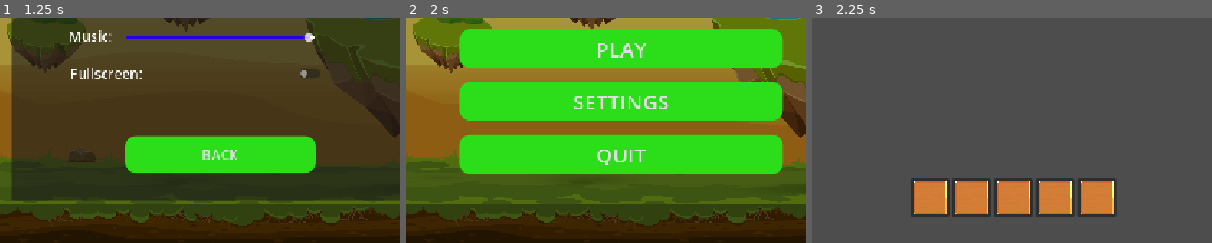
Above: before the commit, frames 1-3 (left to right).
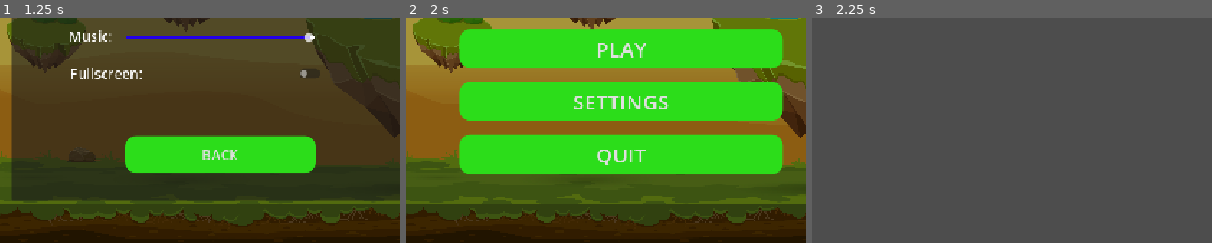
Above: after the commit, the same moments.

Repository: LawrenceJeremy/Rebuild-The-Lost-World
Game: Godot game, scene res://Scene/UI/Menu/Main/main_menu.tscn
The game is run twice, just before and just after one commit, with the same random seed, the same clock (stepped at 60 frames per second) and the same inputs. Before the commit the project starts from res://main_menu.tscn.
Inputs:
- Up to frame 1 (1.25 s): click "SETTINGS" at 0.5 s
- Up to frame 2 (2 s): click "BACK" at 1.25 s
- Up to frame 3 (2.25 s): click "PLAY" at 2 s
The pictures show only the part of the screen within x 24-74%, y 50-100%; the shares and areas given below are measured in that part.

Frames 1-2 are identical in both runs. In frame 3, 8.3% of the frame differs, in the area x 24-76%, y 71-89%.

Commit message:
organize folder

Diff:
--- a/Playground.tscn
+++ /dev/null
@@ -1,15 +0,0 @@
-[gd_scene format=3 uid="uid://i71dfru5m5qt"]
-
-[ext_resource type="Texture2D" uid="uid://d2ecp2cpesvvm" path="res://assets/Player/Sprites/Soldier_Idle.png" id="1_80c3a"]
-
-[node name="Node2D" type="Node2D" unique_id=1389556061]
-
-[node name="CharacterBody2D" type="CharacterBody2D" parent="." unique_id=2107465510]
-
-[node name="CollisionShape2D" type="CollisionShape2D" parent="CharacterBody2D" unique_id=1056073416]
-
-[node name="Sprite2D" type="Sprite2D" parent="CharacterBody2D" unique_id=152255296]
-position = Vector2(422.5, 262.50003)
-scale = Vector2(3.85, 3.6300006)
-texture = ExtResource("1_80c3a")
-hframes = 6
--- /dev/null
+++ b/Scene/UI/Menu/Main/main_menu.gd
@@ -0,0 +1,35 @@
+extends Control
+
+@onready var menu_button: VBoxContainer = $menu_button
+@onready var settings_view: Panel = $settings_view
+
+
+# Called when the node enters the scene tree for the first time.
+func _ready() -> void:
+	menu_button.visible = true
+	settings_view.visible = false
+
+
+
+# Called every frame. 'delta' is the elapsed time since the previous frame.
+func _process(delta: float) -> void:
+	pass
+
+
+# Start World
+func _on_start_pressed() -> void:
+	get_tree().change_scene_to_file("res://Scene/UI/World/Main/main_world.tscn")
+
+# Settings
+func _on_settings_pressed() -> void:
+	print("Settings")
+	menu_button.visible = false
+	settings_view.visible = true
+
+# Quit Game
+func _on_quit_pressed() -> void:
+	get_tree().quit()
+
+
+func _on_back_button_pressed() -> void:
+	_ready()
--- /dev/null
+++ b/Scene/UI/Menu/Main/main_menu.tscn
@@ -0,0 +1,214 @@
+[gd_scene format=3 uid="uid://yr4ohwauns62"]
+
+[ext_resource type="Script" uid="uid://qgxjpavuepfu" path="res://Scene/UI/Menu/Main/main_menu.gd" id="1_adu7x"]
+[ext_resource type="Texture2D" uid="uid://dk7v53g6c1dwd" path="res://Scene/Images/background.jpg" id="2_bdy74"]
+[ext_resource type="FontFile" uid="uid://danndm6eausyh" path="res://Super Wonder.ttf" id="3_q1rjx"]
+[ext_resource type="Script" uid="uid://bl0pqyqh1lq4e" path="res://Scene/UI/Menu/Main/music_control.gd" id="4_ct62s"]
+[ext_resource type="Script" uid="uid://euei4v1eyx0n" path="res://Scene/UI/Menu/Main/fullscreen_control.gd" id="5_0gcn6"]
+[ext_resource type="AudioStream" uid="uid://co8ewsqi7t2f7" path="res://assets/sound/MA_Originals_CricketsAndSparrows_3.wav" id="6_hqysk"]
+
+[sub_resource type="StyleBoxTexture" id="StyleBoxTexture_7vrkn"]
+texture = ExtResource("2_bdy74")
+modulate_color = Color(0.65834004, 0.6583399, 0.6583399, 1)
+
+[sub_resource type="StyleBoxFlat" id="StyleBoxFlat_rhts7"]
+bg_color = Color(0.17254902, 0.8666667, 0.101960786, 1)
+corner_radius_top_left = 16
+corner_radius_top_right = 16
+corner_radius_bottom_right = 16
+corner_radius_bottom_left = 16
+
+[sub_resource type="StyleBoxFlat" id="StyleBoxFlat_7vrkn"]
+corner_radius_top_left = 16
+corner_radius_top_right = 16
+corner_radius_bottom_right = 16
+corner_radius_bottom_left = 16
+
+[sub_resource type="StyleBoxFlat" id="StyleBoxFlat_fu7sn"]
+corner_radius_top_left = 16
+corner_radius_top_right = 16
+corner_radius_bottom_right = 16
+corner_radius_bottom_left = 16
+
+[sub_resource type="StyleBoxFlat" id="StyleBoxFlat_jix8l"]
+bg_color = Color(0.17254902, 0.8666667, 0.101960786, 1)
+corner_radius_top_left = 16
+corner_radius_top_right = 16
+corner_radius_bottom_right = 16
+corner_radius_bottom_left = 16
+
+[sub_resource type="StyleBoxFlat" id="StyleBoxFlat_nlkkf"]
+corner_radius_top_left = 16
+corner_radius_top_right = 16
+corner_radius_bottom_right = 16
+corner_radius_bottom_left = 16
+
+[sub_resource type="StyleBoxFlat" id="StyleBoxFlat_glbon"]
+corner_radius_top_left = 16
+corner_radius_top_right = 16
+corner_radius_bottom_right = 16
+corner_radius_bottom_left = 16
+
+[sub_resource type="StyleBoxLine" id="StyleBoxLine_jix8l"]
+color = Color(1, 1, 1, 1)
+thickness = 6
+
+[sub_resource type="StyleBoxLine" id="StyleBoxLine_glbon"]
+color = Color(0.13905817, 0, 0.9121103, 1)
+thickness = 6
+
+[node name="MainMenu" type="Control" unique_id=604102529]
+layout_mode = 3
+anchors_preset = 15
+anchor_right = 1.0
+anchor_bottom = 1.0
+grow_horizontal = 2
+grow_vertical = 2
+script = ExtResource("1_adu7x")
+
+[node name="Panel" type="Panel" parent="." unique_id=2116382842]
+layout_mode = 1
+anchors_preset = 15
+anchor_right = 1.0
+anchor_bottom = 1.0
+grow_horizontal = 2
+grow_vertical = 2
+theme_override_styles/panel = SubResource("StyleBoxTexture_7vrkn")
+
+[node name="Label" type="Label" parent="Panel" unique_id=475428127]
+layout_mode = 1
+anchors_preset = 8
+anchor_left = 0.5
+anchor_top = 0.5
+anchor_right = 0.5
+anchor_bottom = 0.5
+offset_left = -366.0
+offset_top = -148.0
+offset_right = 376.0
+offset_bottom = -67.0
+grow_horizontal = 2
+grow_vertical = 2
+theme_override_colors/font_shadow_color = Color(0, 0, 0, 0.8980392)
+theme_override_colors/font_outline_color = Color(0, 0, 0, 1)
+theme_override_fonts/font = ExtResource("3_q1rjx")
+theme_override_font_sizes/font_size = 80
+text = "Rebuild: The Lost World"
+horizontal_alignment = 1
+
+[node name="menu_button" type="VBoxContainer" parent="." unique_id=109888992]
+layout_mode = 1
+anchors_preset = 8
+anchor_left = 0.5
+anchor_top = 0.5
+anchor_right = 0.5
+anchor_bottom = 0.5
+offset_left = -227.0
+offset_top = 16.0
+offset_right = 239.0
+offset_bottom = 225.0
+grow_horizontal = 2
+grow_vertical = 2
+theme_override_constants/separation = 20
+alignment = 1
+
+[node name="Start" type="Button" parent="menu_button" unique_id=443087559]
+layout_mode = 2
+size_flags_vertical = 3
+theme_override_font_sizes/font_size = 30
+theme_override_styles/normal = SubResource("StyleBoxFlat_rhts7")
+theme_override_styles/pressed = SubResource("StyleBoxFlat_7vrkn")
+theme_override_styles/hover = SubResource("StyleBoxFlat_fu7sn")
+text = "PLAY"
+
+[node name="Settings" type="Button" parent="menu_button" unique_id=595493286]
+layout_mode = 2
+size_flags_vertical = 3
+theme_override_font_sizes/font_size = 30
+theme_override_styles/normal = SubResource("StyleBoxFlat_rhts7")
+theme_override_styles/pressed = SubResource("StyleBoxFlat_7vrkn")
+theme_override_styles/hover = SubResource("StyleBoxFlat_fu7sn")
+text = "SETTINGS"
+
+[node name="Quit" type="Button" parent="menu_button" unique_id=2046116012]
+layout_mode = 2
+size_flags_vertical = 3
+theme_override_font_sizes/font_size = 30
+theme_override_styles/normal = SubResource("StyleBoxFlat_rhts7")
+theme_override_styles/pressed = SubResource("StyleBoxFlat_7vrkn")
+theme_override_styles/hover = SubResource("StyleBoxFlat_fu7sn")
+text = "QUIT"
+
+[node name="settings_view" type="Panel" parent="." unique_id=1118653355]
+layout_mode = 0
+offset_left = 289.0
+offset_top = 276.0
+offset_right = 883.0
+offset_bottom = 587.0
+
+[node name="Label" type="Label" parent="settings_view" unique_id=240160026]
+layout_mode = 0
+offset_right = 593.0
+offset_bottom = 65.0
+theme_override_font_sizes/font_size = 30
+text = "SETTINGS"
+horizontal_alignment = 1
+vertical_alignment = 1
+
+[node name="back_button" type="Button" parent="settings_view/Label" unique_id=1416610306]
+layout_mode = 0
+offset_left = 163.0
+offset_top = 218.0
+offset_right = 438.0
+offset_bottom = 271.0
+theme_override_font_sizes/font_size = 20
+theme_override_styles/normal = SubResource("StyleBoxFlat_jix8l")
+theme_override_styles/pressed = SubResource("StyleBoxFlat_nlkkf")
+theme_override_styles/hover = SubResource("StyleBoxFlat_glbon")
+text = "BACK"
+
+[node name="music_control" type="HSlider" parent="settings_view" unique_id=1498375883]
+layout_mode = 0
+offset_left = 166.0
+offset_top = 50.0
+offset_right = 436.0
+offset_bottom = 102.0
+theme_override_styles/slider = SubResource("StyleBoxLine_jix8l")
+theme_override_styles/grabber_area = SubResource("StyleBoxLine_glbon")
+theme_override_styles/grabber_area_highlight = SubResource("StyleBoxLine_glbon")
+max_value = 1.0
+step = 0.05
+value = 1.0
+script = ExtResource("4_ct62s")
+audio_bus_name = "Music"
+
+[node name="Label2" type="Label" parent="settings_view" unique_id=984404840]
+layout_mode = 0
+offset_left = 82.0
+offset_top = 60.0
+offset_right = 169.0
+offset_bottom = 103.0
+theme_override_font_sizes/font_size = 20
+text = "Music:"
+
+[node name="fullscreen_control" type="CheckButton" parent="settings_view" unique_id=1228572467]
+layout_mode = 0
+offset_left = 78.0
+offset_top = 110.0
+offset_right = 451.0
+offset_bottom = 146.0
+theme_override_colors/font_color = Color(1, 1, 1, 1)
+theme_override_font_sizes/font_size = 20
+text = "Fullscreen:"
+script = ExtResource("5_0gcn6")
+
+[node name="AudioStreamPlayer" type="AudioStreamPlayer" parent="." unique_id=318337041]
+stream = ExtResource("6_hqysk")
+autoplay = true
+bus = &"Music"
+
+[connection signal="pressed" from="menu_button/Start" to="." method="_on_start_pressed"]
+[connection signal="pressed" from="menu_button/Settings" to="." method="_on_settings_pressed"]
+[connection signal="pressed" from="menu_button/Quit" to="." method="_on_quit_pressed"]
+[connection signal="pressed" from="settings_view/Label/back_button" to="." method="_on_back_button_pressed"]
+[connection signal="value_changed" from="settings_view/music_control" to="settings_view/music_control" method="_on_value_changed"]
+[connection signal="toggled" from="settings_view/fullscreen_control" to="settings_view/fullscreen_control" method="_on_toggled"]
--- /dev/null
+++ b/Scene/UI/World/Main/main_world.gd
@@ -0,0 +1,11 @@
+extends Node2D
+
+
+# Called when the node enters the scene tree for the first time.
+func _ready() -> void:
+	pass # Replace with function body.
+
+
+# Called every frame. 'delta' is the elapsed time since the previous frame.
+func _process(delta: float) -> void:
+	pass
--- /dev/null
+++ b/Scene/UI/World/Main/main_world.tscn
@@ -0,0 +1,10 @@
+[gd_scene format=3 uid="uid://b5h2lxiwtul8x"]
+
+[ext_resource type="PackedScene" uid="uid://baxe341k5lrrb" path="res://assets/Player/Sprites/player.tscn" id="1_gyj87"]
+[ext_resource type="Script" uid="uid://c12hydkyiyy6w" path="res://Scene/UI/World/Main/main_world.gd" id="1_lqj6p"]
+
+[node name="MainWorld" type="Node2D" unique_id=590491221]
+script = ExtResource("1_lqj6p")
+
+[node name="Player" parent="." unique_id=682046479 instance=ExtResource("1_gyj87")]
+position = Vector2(250, 243)
--- a/assets/Player/Sprites/player.tscn
+++ b/assets/Player/Sprites/player.tscn
@@ -1,7 +1,7 @@
 [gd_scene format=3 uid="uid://baxe341k5lrrb"]
 
 [ext_resource type="Script" uid="uid://btov0learn673" path="res://assets/Player/Scripts/player.gd" id="1_onrkg"]
-[ext_resource type="Texture2D" uid="uid://cngmy7mn3epkq" path="res://assets/Player/Sprites/ordinary_man.png" id="2_onrkg"]
+[ext_resource type="Texture2D" uid="uid://cngmy7mn3epkq" path="res://assets/Player/Sprites/GandalfHardcore Character Asset Pack/ordinary_man.png" id="2_onrkg"]
 
 [sub_resource type="CircleShape2D" id="CircleShape2D_i3pqv"]
 
--- /dev/null
+++ b/assets/ui/Hotbar/HotbarUI.tscn
@@ -0,0 +1,41 @@
+[gd_scene format=3 uid="uid://boke7lpfmahe5"]
+
+[node name="HotbarUi" type="Control" unique_id=2011883710]
+layout_mode = 3
+anchors_preset = 15
+anchor_right = 1.0
+anchor_bottom = 1.0
+grow_horizontal = 2
+grow_vertical = 2
+
+[node name="Panel" type="Panel" parent="." unique_id=1409689673]
+layout_mode = 0
+offset_left = 254.0
+offset_top = 86.0
+offset_right = 894.0
+offset_bottom = 490.0
+
+[node name="HBoxContainer" type="HBoxContainer" parent="Panel" unique_id=2112668474]
+layout_mode = 0
+offset_right = 643.0
+offset_bottom = 400.0
+
+[node name="TextureButton" type="TextureButton" parent="Panel/HBoxContainer" unique_id=843813667]
+layout_mode = 2
+
+[node name="TextureRect" type="TextureRect" parent="Panel/HBoxContainer/TextureButton" unique_id=932221474]
+layout_mode = 0
+offset_right = 40.0
+offset_bottom = 40.0
+
+[node name="TextureButton2" type="TextureButton" parent="Panel/HBoxContainer" unique_id=1523035673]
+layout_mode = 2
+
+[node name="TextureButton3" type="TextureButton" parent="Panel/HBoxContainer" unique_id=1754327648]
+layout_mode = 2
+
+[node name="TextureButton4" type="TextureButton" parent="Panel/HBoxContainer" unique_id=1439367024]
+layout_mode = 2
+
+[node name="TextureButton5" type="TextureButton" parent="Panel/HBoxContainer" unique_id=1362573709]
+layout_mode = 2
--- a/hotbar.tscn
+++ /dev/null
@@ -1,31 +0,0 @@
-[gd_scene format=3 uid="uid://b01k0mi6gnwp3"]
-
-[ext_resource type="PackedScene" uid="uid://ctlwg6bxg85p8" path="res://hotbar_slot.tscn" id="1_mjyg7"]
-
-[node name="Hotbar" type="HBoxContainer" unique_id=534321529]
-anchors_preset = 7
-anchor_left = 0.5
-anchor_top = 1.0
-anchor_right = 0.5
-anchor_bottom = 1.0
-offset_left = -155.0
-offset_top = -99.0
-offset_right = 241.0
-offset_bottom = -38.0
-grow_horizontal = 2
-grow_vertical = 0
-
-[node name="hotbar_slot5" parent="." unique_id=1455959522 instance=ExtResource("1_mjyg7")]
-layout_mode = 2
-
-[node name="hotbar_slot" parent="." unique_id=27968152 instance=ExtResource("1_mjyg7")]
-layout_mode = 2
-
-[node name="hotbar_slot2" parent="." unique_id=780864757 instance=ExtResource("1_mjyg7")]
-layout_mode = 2
-
-[node name="hotbar_slot3" parent="." unique_id=67525142 instance=ExtResource("1_mjyg7")]
-layout_mode = 2
-
-[node name="hotbar_slot4" parent="." unique_id=739824000 instance=ExtResource("1_mjyg7")]
-layout_mode = 2
--- a/hotbar_slot.gd
+++ /dev/null
@@ -1,11 +0,0 @@
-extends Button
-
-
-# Called when the node enters the scene tree for the first time.
-func _ready() -> void:
-	pass # Replace with function body.
-
-
-# Called every frame. 'delta' is the elapsed time since the previous frame.
-func _process(delta: float) -> void:
-	pass
--- a/hotbar_slot.tscn
+++ /dev/null
@@ -1,10 +0,0 @@
-[gd_scene format=3 uid="uid://ctlwg6bxg85p8"]
-
-[ext_resource type="Texture2D" uid="uid://s65jx3g73v45" path="res://assets/ui/fantasy_pixelart_ui/panels/gold_panel.png" id="1_1a228"]
-[ext_resource type="Script" uid="uid://hd3olmbdbe4l" path="res://hotbar_slot.gd" id="2_leyo8"]
-
-[node name="hotbar_slot" type="Button" unique_id=1455959522]
-offset_right = 56.0
-offset_bottom = 56.0
-icon = ExtResource("1_1a228")
-script = ExtResource("2_leyo8")
--- a/main_menu.gd
+++ /dev/null
@@ -1,35 +0,0 @@
-extends Control
-
-@onready var menu_button: VBoxContainer = $menu_button
-@onready var settings_view: Panel = $settings_view
-
-
-# Called when the node enters the scene tree for the first time.
-func _ready() -> void:
-	menu_button.visible = true
-	settings_view.visible = false
-
-
-
-# Called every frame. 'delta' is the elapsed time since the previous frame.
-func _process(delta: float) -> void:
-	pass
-
-
-# Start World
-func _on_start_pressed() -> void:
-	get_tree().change_scene_to_file("res://main_world.tscn")
-
-# Settings
-func _on_settings_pressed() -> void:
-	print("Settings")
-	menu_button.visible = false
-	settings_view.visible = true
-
-# Quit Game
-func _on_quit_pressed() -> void:
-	get_tree().quit()
-
-
-func _on_back_button_pressed() -> void:
-	_ready()
--- a/main_menu.tscn
+++ /dev/null
@@ -1,214 +0,0 @@
-[gd_scene format=3 uid="uid://yr4ohwauns62"]
-
-[ext_resource type="Texture2D" uid="uid://dk7v53g6c1dwd" path="res://background.jpg" id="1_06t4h"]
-[ext_resource type="Script" uid="uid://qgxjpavuepfu" path="res://main_menu.gd" id="1_fu7sn"]
-[ext_resource type="FontFile" uid="uid://danndm6eausyh" path="res://Super Wonder.ttf" id="2_7vrkn"]
-[ext_resource type="Script" uid="uid://bl0pqyqh1lq4e" path="res://music_control.gd" id="4_glbon"]
-[ext_resource type="AudioStream" uid="uid://co8ewsqi7t2f7" path="res://assets/sound/MA_Originals_CricketsAndSparrows_3.wav" id="4_jix8l"]
-[ext_resource type="Script" uid="uid://euei4v1eyx0n" path="res://fullscreen_control.gd" id="5_nlkkf"]
-
-[sub_resource type="StyleBoxTexture" id="StyleBoxTexture_7vrkn"]
-texture = ExtResource("1_06t4h")
-modulate_color = Color(0.65834004, 0.6583399, 0.6583399, 1)
-
-[sub_resource type="StyleBoxFlat" id="StyleBoxFlat_rhts7"]
-bg_color = Color(0.17254902, 0.8666667, 0.101960786, 1)
-corner_radius_top_left = 16
-corner_radius_top_right = 16
-corner_radius_bottom_right = 16
-corner_radius_bottom_left = 16
-
-[sub_resource type="StyleBoxFlat" id="StyleBoxFlat_7vrkn"]
-corner_radius_top_left = 16
-corner_radius_top_right = 16
-corner_radius_bottom_right = 16
-corner_radius_bottom_left = 16
-
-[sub_resource type="StyleBoxFlat" id="StyleBoxFlat_fu7sn"]
-corner_radius_top_left = 16
-corner_radius_top_right = 16
-corner_radius_bottom_right = 16
-corner_radius_bottom_left = 16
-
-[sub_resource type="StyleBoxFlat" id="StyleBoxFlat_jix8l"]
-bg_color = Color(0.17254902, 0.8666667, 0.101960786, 1)
-corner_radius_top_left = 16
-corner_radius_top_right = 16
-corner_radius_bottom_right = 16
-corner_radius_bottom_left = 16
-
-[sub_resource type="StyleBoxFlat" id="StyleBoxFlat_nlkkf"]
-corner_radius_top_left = 16
-corner_radius_top_right = 16
-corner_radius_bottom_right = 16
-corner_radius_bottom_left = 16
-
-[sub_resource type="StyleBoxFlat" id="StyleBoxFlat_glbon"]
-corner_radius_top_left = 16
-corner_radius_top_right = 16
-corner_radius_bottom_right = 16
-corner_radius_bottom_left = 16
-
-[sub_resource type="StyleBoxLine" id="StyleBoxLine_jix8l"]
-color = Color(1, 1, 1, 1)
-thickness = 6
-
-[sub_resource type="StyleBoxLine" id="StyleBoxLine_glbon"]
-color = Color(0.13905817, 0, 0.9121103, 1)
-thickness = 6
-
-[node name="MainMenu" type="Control" unique_id=604102529]
-layout_mode = 3
-anchors_preset = 15
-anchor_right = 1.0
-anchor_bottom = 1.0
-grow_horizontal = 2
-grow_vertical = 2
-script = ExtResource("1_fu7sn")
-
-[node name="Panel" type="Panel" parent="." unique_id=2116382842]
-layout_mode = 1
-anchors_preset = 15
-anchor_right = 1.0
-anchor_bottom = 1.0
-grow_horizontal = 2
-grow_vertical = 2
-theme_override_styles/panel = SubResource("StyleBoxTexture_7vrkn")
-
-[node name="Label" type="Label" parent="Panel" unique_id=475428127]
-layout_mode = 1
-anchors_preset = 8
-anchor_left = 0.5
-anchor_top = 0.5
-anchor_right = 0.5
-anchor_bottom = 0.5
-offset_left = -366.0
-offset_top = -148.0
-offset_right = 376.0
-offset_bottom = -67.0
-grow_horizontal = 2
-grow_vertical = 2
-theme_override_colors/font_shadow_color = Color(0, 0, 0, 0.8980392)
-theme_override_colors/font_outline_color = Color(0, 0, 0, 1)
-theme_override_fonts/font = ExtResource("2_7vrkn")
-theme_override_font_sizes/font_size = 80
-text = "Rebuild: The Lost World"
-horizontal_alignment = 1
-
-[node name="menu_button" type="VBoxContainer" parent="." unique_id=109888992]
-layout_mode = 1
-anchors_preset = 8
-anchor_left = 0.5
-anchor_top = 0.5
-anchor_right = 0.5
-anchor_bottom = 0.5
-offset_left = -227.0
-offset_top = 16.0
-offset_right = 239.0
-offset_bottom = 225.0
-grow_horizontal = 2
-grow_vertical = 2
-theme_override_constants/separation = 20
-alignment = 1
-
-[node name="Start" type="Button" parent="menu_button" unique_id=443087559]
-layout_mode = 2
-size_flags_vertical = 3
-theme_override_font_sizes/font_size = 30
-theme_override_styles/normal = SubResource("StyleBoxFlat_rhts7")
-theme_override_styles/pressed = SubResource("StyleBoxFlat_7vrkn")
-theme_override_styles/hover = SubResource("StyleBoxFlat_fu7sn")
-text = "PLAY"
-
-[node name="Settings" type="Button" parent="menu_button" unique_id=595493286]
-layout_mode = 2
-size_flags_vertical = 3
-theme_override_font_sizes/font_size = 30
-theme_override_styles/normal = SubResource("StyleBoxFlat_rhts7")
-theme_override_styles/pressed = SubResource("StyleBoxFlat_7vrkn")
-theme_override_styles/hover = SubResource("StyleBoxFlat_fu7sn")
-text = "SETTINGS"
-
-[node name="Quit" type="Button" parent="menu_button" unique_id=2046116012]
-layout_mode = 2
-size_flags_vertical = 3
-theme_override_font_sizes/font_size = 30
-theme_override_styles/normal = SubResource("StyleBoxFlat_rhts7")
-theme_override_styles/pressed = SubResource("StyleBoxFlat_7vrkn")
-theme_override_styles/hover = SubResource("StyleBoxFlat_fu7sn")
-text = "QUIT"
-
-[node name="settings_view" type="Panel" parent="." unique_id=1118653355]
-layout_mode = 0
-offset_left = 289.0
-offset_top = 276.0
-offset_right = 883.0
-offset_bottom = 587.0
-
-[node name="Label" type="Label" parent="settings_view" unique_id=240160026]
-layout_mode = 0
-offset_right = 593.0
-offset_bottom = 65.0
-theme_override_font_sizes/font_size = 30
-text = "SETTINGS"
-horizontal_alignment = 1
-vertical_alignment = 1
-
-[node name="back_button" type="Button" parent="settings_view/Label" unique_id=1416610306]
-layout_mode = 0
-offset_left = 163.0
-offset_top = 218.0
-offset_right = 438.0
-offset_bottom = 271.0
-theme_override_font_sizes/font_size = 20
-theme_override_styles/normal = SubResource("StyleBoxFlat_jix8l")
-theme_override_styles/pressed = SubResource("StyleBoxFlat_nlkkf")
-theme_override_styles/hover = SubResource("StyleBoxFlat_glbon")
-text = "BACK"
-
-[node name="music_control" type="HSlider" parent="settings_view" unique_id=1498375883]
-layout_mode = 0
-offset_left = 166.0
-offset_top = 50.0
-offset_right = 436.0
-offset_bottom = 102.0
-theme_override_styles/slider = SubResource("StyleBoxLine_jix8l")
-theme_override_styles/grabber_area = SubResource("StyleBoxLine_glbon")
-theme_override_styles/grabber_area_highlight = SubResource("StyleBoxLine_glbon")
-max_value = 1.0
-step = 0.05
-value = 1.0
-script = ExtResource("4_glbon")
-audio_bus_name = "Music"
-
-[node name="Label2" type="Label" parent="settings_view" unique_id=984404840]
-layout_mode = 0
-offset_left = 82.0
-offset_top = 60.0
-offset_right = 169.0
-offset_bottom = 103.0
-theme_override_font_sizes/font_size = 20
-text = "Music:"
-
-[node name="fullscreen_control" type="CheckButton" parent="settings_view" unique_id=1228572467]
-layout_mode = 0
-offset_left = 78.0
-offset_top = 110.0
-offset_right = 451.0
-offset_bottom = 146.0
-theme_override_colors/font_color = Color(1, 1, 1, 1)
-theme_override_font_sizes/font_size = 20
-text = "Fullscreen:"
-script = ExtResource("5_nlkkf")
-
-[node name="AudioStreamPlayer" type="AudioStreamPlayer" parent="." unique_id=318337041]
-stream = ExtResource("4_jix8l")
-autoplay = true
-bus = &"Music"
-
-[connection signal="pressed" from="menu_button/Start" to="." method="_on_start_pressed"]
-[connection signal="pressed" from="menu_button/Settings" to="." method="_on_settings_pressed"]
-[connection signal="pressed" from="menu_button/Quit" to="." method="_on_quit_pressed"]
-[connection signal="pressed" from="settings_view/Label/back_button" to="." method="_on_back_button_pressed"]
-[connection signal="value_changed" from="settings_view/music_control" to="settings_view/music_control" method="_on_value_changed"]
-[connection signal="toggled" from="settings_view/fullscreen_control" to="settings_view/fullscreen_control" method="_on_toggled"]
--- a/main_world.tscn
+++ /dev/null
@@ -1,15 +0,0 @@
-[gd_scene format=3 uid="uid://b5h2lxiwtul8x"]
-
-[ext_resource type="PackedScene" uid="uid://b01k0mi6gnwp3" path="res://hotbar.tscn" id="1_itk02"]
-[ext_resource type="PackedScene" uid="uid://baxe341k5lrrb" path="res://assets/Player/Sprites/player.tscn" id="2_uoqbt"]
-
-[node name="MainWorld" type="Node2D" unique_id=590491221]
-
-[node name="Hotbar" parent="." unique_id=534321529 instance=ExtResource("1_itk02")]
-offset_left = 414.0
-offset_top = 555.0
-offset_right = 710.0
-offset_bottom = 611.0
-
-[node name="Player" parent="." unique_id=682046479 instance=ExtResource("2_uoqbt")]
-position = Vector2(250, 243)
Renamed: background.jpg -> Scene/Images/background.jpg
Not shown, added: Scene/Images/background.jpg.import
Renamed: fullscreen_control.gd -> Scene/UI/Menu/Main/fullscreen_control.gd
Renamed: fullscreen_control.gd.uid -> Scene/UI/Menu/Main/fullscreen_control.gd.uid
Renamed: main_menu.gd.uid -> Scene/UI/Menu/Main/main_menu.gd.uid
Renamed: music_control.gd -> Scene/UI/Menu/Main/music_control.gd
Renamed: music_control.gd.uid -> Scene/UI/Menu/Main/music_control.gd.uid
Not shown, added: Scene/UI/World/Main/main_world.gd.uid
Not shown, added: assets/Player/Sprites/FREE_Adventurer 2D Pixel Art/License.txt
Binary file added: assets/Player/Sprites/FREE_Adventurer 2D Pixel Art/Preview.gif
Binary file added: assets/Player/Sprites/FREE_Adventurer 2D Pixel Art/Sprites/ATTACK 1/attack1_down.png
Not shown, added: assets/Player/Sprites/FREE_Adventurer 2D Pixel Art/Sprites/ATTACK 1/attack1_down.png.import
(and 281 more such lines)
